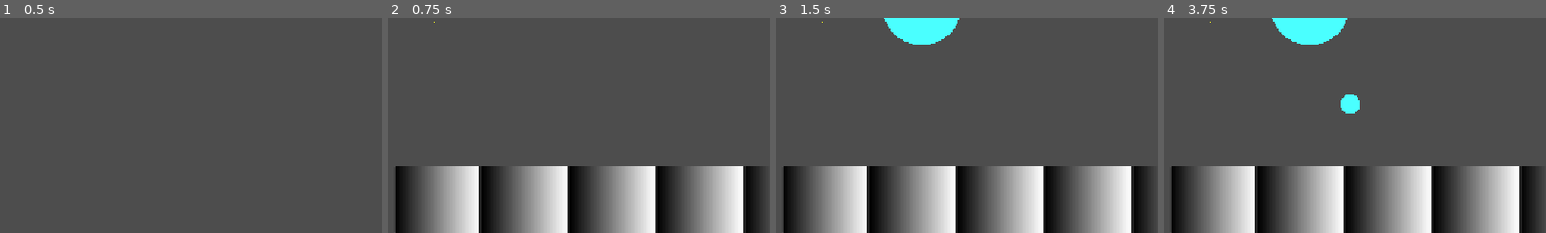
Above: before the commit, frames 1-4 (left to right).
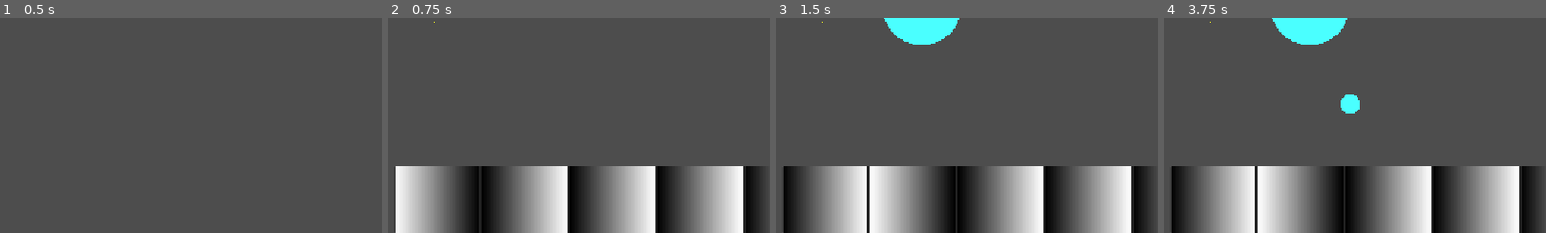
Above: after the commit, the same moments.

Repository: Cayuga007/summer-summit-2026
Game: Godot game, scene res://UI/Main_menu.tscn
The game is run twice, just before and just after one commit, with the same random seed, the same clock (stepped at 60 frames per second) and the same inputs. The engine's default icon, where the game draws it, is replaced by a stand-in: a white triangle on a blue panel in a dark square.
Inputs (mouse positions are % of the whole screen's width and height, from its top left):
- Up to frame 1 (0.5 s): no input
- Up to frame 2 (0.75 s): click "Play" at 0.5 s
- Up to frame 3 (1.5 s): tap Enter at 1.25 s; move the mouse to (72, 45) at 1.27 s; hold E (swap_right) from 1.28 s (still down); click (72, 45) at 1.42 s
- Up to frame 4 (3.75 s): tap Space (jump) at 1.52, 2.27, 3.5 s; move the mouse to (30, 55) at 2.02 s; move the mouse to (60, 28) at 2.77 s; release E (swap_right) at 2.78 s; hold Q (swap_left) 2.78-3.53 s; move the mouse to (45, 70) at 3.52 s; hold E (swap_right) from 3.53 s (still down); click (45, 70) at 3.67 s
The pictures show only the part of the screen within x 21-71%, y 50-100%; the shares and areas given below are measured in that part.

Frame 1 is identical in both runs. In frame 2, 6.2% of the frame differs, in the area x 2-24%, y 68-100%; in frame 3, 6.5%, in the area x 24-47%, y 68-100%; in frame 4, 6.5%.

Commit message:
visualized color swapping

Diff:
--- a/Scripts/paintbrush.gd
+++ b/Scripts/paintbrush.gd
@@ -17,10 +17,14 @@
 func _unhandled_input(event: InputEvent) -> void:
 	var num_colors = PlayerVariables.colors.size()
 	if Input.is_action_just_pressed("swap_left"):
+		paint_ui.get_child(1).get_child(0).get_child(_current_color).flip_h = false
 		_current_color = (_current_color - 1) % num_colors
+		paint_ui.get_child(1).get_child(0).get_child(_current_color).flip_h = true
 		paint_prefab = PlayerVariables.colors[_current_color]
 	if Input.is_action_just_pressed("swap_right"):
+		paint_ui.get_child(1).get_child(0).get_child(_current_color).flip_h = false
 		_current_color = (_current_color + 1) % num_colors
+		paint_ui.get_child(1).get_child(0).get_child(_current_color).flip_h = true
 		paint_prefab = PlayerVariables.colors[_current_color]
 
 
--- a/paint_ui.tscn
+++ b/paint_ui.tscn
@@ -31,6 +31,7 @@
 layout_mode = 2
 size_flags_horizontal = 4
 texture = SubResource("GradientTexture1D_85llr")
+flip_h = true
 
 [node name="TextureRect2" type="TextureRect" parent="PanelContainer/HBoxContainer" unique_id=406560320]
 layout_mode = 2
